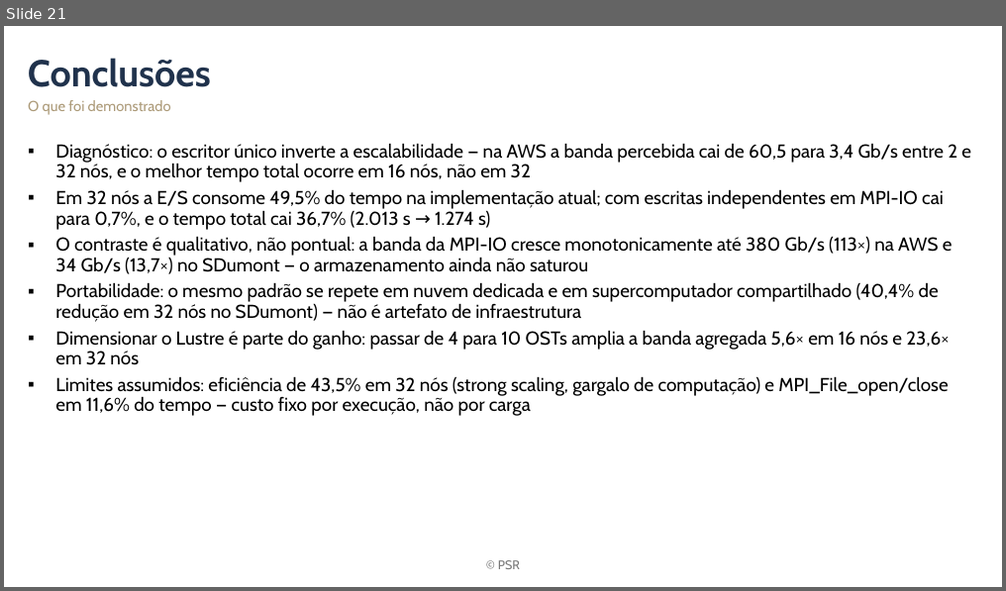
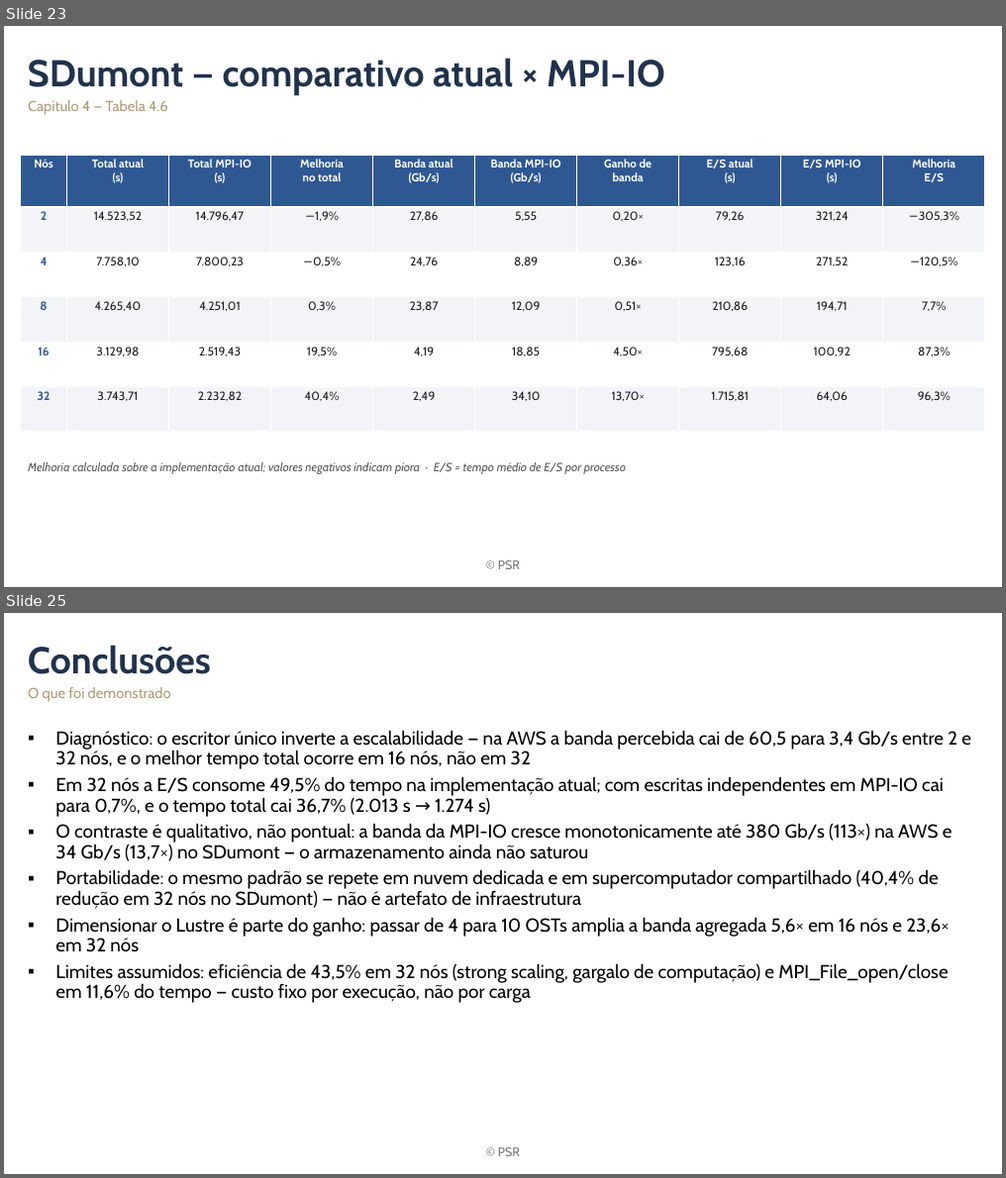
Before and after one commit to mbrcruz/SDDP-MPIO-Latex, a slide deck: Apresentacao/Apresentacao_esqueleto.pptx. Shown one above the other, each under a label of ours: slide 21 before the commit, slides 23 and 25 after it; the slides between them are not shown. The pictures are 1006x591 and 1006x1178 pixels, drawn with LibreOffice and Linux fonts; fonts in the diff are those of the drawing; background and template pictures are left out. Boxes give left, top, right and bottom in pixels: in the first picture for what was removed or moved away, otherwise in the second. Text is boxed around its words. In the diff, an @@ line names an element or a change of style, - is before the commit and + after.

Commit message:
fix tables

```diff
--- a/Apresentacao/Apresentacao_esqueleto.pptx
+++ b/Apresentacao/Apresentacao_esqueleto.pptx
@@ slide 23 added at <box>4,26,1002,587</box>, background #FFFFFF; not listed: 1 template element that a slide beside it also shows @@
@@ title added at <box>28,58,665,95</box>, 36 pt, text #20324C, bold @@
+SDumont — comparativo atual × MPI-IO
@@ text added at <box>28,100,167,115</box>, 14 pt, text #AC9A78 @@
+Capítulo 4 — Tabela 4.6
@@ table added at <box>21,155,983,432</box>, 6 rows, 10 columns @@
+Nós | Total atual / (s) | Total MPI-IO / (s) | Melhoria / no total | Banda atual / (Gb/s) | Banda MPI-IO / (Gb/s) | Ganho de / banda | E/S atual / (s) | E/S MPI-IO / (s) | Melhoria / E/S
+2 | 14.523,52 | 14.796,47 | −1,9% | 27,86 | 5,55 | 0,20× | 79,26 | 321,24 | −305,3%
+4 | 7.758,10 | 7.800,23 | −0,5% | 24,76 | 8,89 | 0,36× | 123,16 | 271,52 | −120,5%
+8 | 4.265,40 | 4.251,01 | 0,3% | 23,87 | 12,09 | 0,51× | 210,86 | 194,71 | 7,7%
+16 | 3.129,98 | 2.519,43 | 19,5% | 4,19 | 18,85 | 4,50× | 795,68 | 100,92 | 87,3%
+32 | 3.743,71 | 2.232,82 | 40,4% | 2,49 | 34,10 | 13,70× | 1.715,81 | 64,06 | 96,3%
@@ text added at <box>28,463,626,474</box>, 11.5 pt, text #5A5A5A, italic @@
+Melhoria calculada sobre a implementação atual; valores negativos indicam piora · E/S = tempo médio de E/S por processo
@@ what was slide 21 is now slide 25 @@
```
Also in this commit, not shown: 3 slides changed, 5 other slides added.
